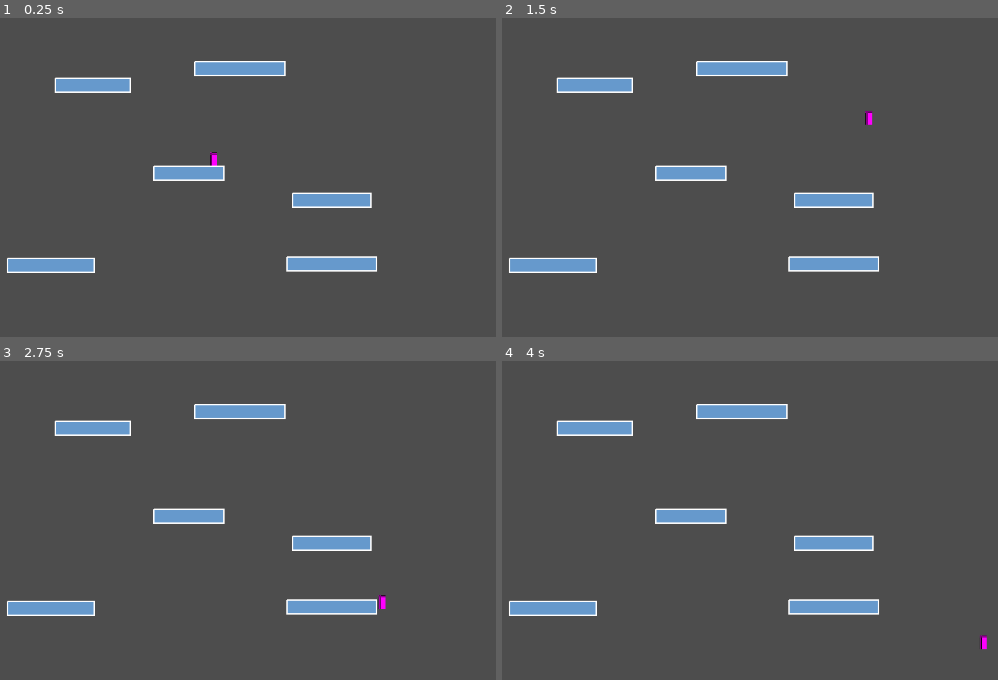
Above: before the commit, frames 1-4 (two rows, left to right).
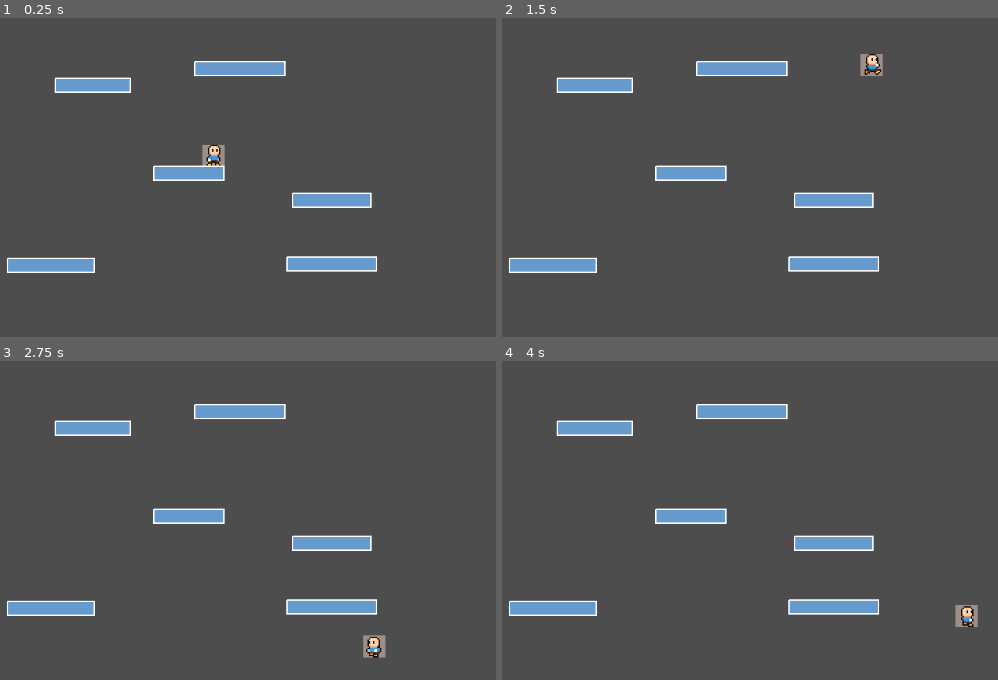
Above: after the commit, the same moments.

Repository: InozaAki/Papeados
Game: Godot game, scene res://Assets/Scenes/first_map.tscn
Two runs of this game, one before a commit and one after it. Both use one fixed random seed, a clock stepped at 60 frames per second and the inputs below.
Inputs:
- Up to frame 1 (0.25 s): no input
- Up to frame 2 (1.5 s): tap Enter at 0.5 s; hold Right (ui_right) from 0.53 s (still down); tap Shift (dash) at 0.6 s; tap Up (ui_up) at 0.77, 0.8, 1.07, 1.35 s
- Up to frame 3 (2.75 s): tap Up (ui_up) at 1.52, 1.82, 2.3 s; tap Shift (dash) at 1.55, 2.1 s; release Right (ui_right) at 2.03 s; hold Left (ui_left) from 2.03 s (still down)
- Up to frame 4 (4 s): release Left (ui_left) at 2.78 s; hold Right (ui_right) from 2.78 s (still down); tap Shift (dash) at 2.85 s; tap Up (ui_up) at 3.02, 3.32, 3.6, 3.77 s

The runs differ from the first frame. In frame 1, 0.3% of the frame differs, in the area x 40-46%, y 39-47%; in frame 2, 0.4%; in frame 3, 0.4%, in the area x 73-78%, y 73-94%; in frame 4, 0.4%.

Commit message:
feat: Update player.gd to add fall and idle animations

Diff:
--- a/papeados/Assets/Scenes/first_map.tscn
+++ b/papeados/Assets/Scenes/first_map.tscn
@@ -1,24 +1,138 @@
-[gd_scene load_steps=6 format=3 uid="uid://du5rj3myyxqds"]
+[gd_scene load_steps=20 format=3 uid="uid://du5rj3myyxqds"]
 
 [ext_resource type="Script" uid="uid://br4dwbrs8eokr" path="res://Assets/Scripts/player.gd" id="1_38u3y"]
 [ext_resource type="Script" uid="uid://vukn3ut7mbeo" path="res://Assets/Scripts/world_bounds.gd" id="2_ipktb"]
+[ext_resource type="Texture2D" uid="uid://coxs3ira0qk3w" path="res://Assets/Sprites/Old hero.png" id="2_olm3b"]
 [ext_resource type="Script" uid="uid://b36ehksen7j5y" path="res://Assets/Scripts/platformGenerator.gd" id="3_2t2sq"]
 
-[sub_resource type="PlaceholderTexture2D" id="PlaceholderTexture2D_ipktb"]
-size = Vector2(10, 20)
+[sub_resource type="AtlasTexture" id="AtlasTexture_bkydc"]
+atlas = ExtResource("2_olm3b")
+region = Rect2(32, 48, 16, 16)
+
+[sub_resource type="AtlasTexture" id="AtlasTexture_olm3b"]
+atlas = ExtResource("2_olm3b")
+region = Rect2(16, 16, 16, 16)
+
+[sub_resource type="AtlasTexture" id="AtlasTexture_1l437"]
+atlas = ExtResource("2_olm3b")
+region = Rect2(32, 16, 16, 16)
+
+[sub_resource type="AtlasTexture" id="AtlasTexture_edife"]
+atlas = ExtResource("2_olm3b")
+region = Rect2(48, 16, 16, 16)
+
+[sub_resource type="AtlasTexture" id="AtlasTexture_p3cg6"]
+atlas = ExtResource("2_olm3b")
+region = Rect2(64, 16, 16, 16)
+
+[sub_resource type="AtlasTexture" id="AtlasTexture_mrm5r"]
+atlas = ExtResource("2_olm3b")
+region = Rect2(16, 48, 16, 16)
+
+[sub_resource type="AtlasTexture" id="AtlasTexture_db258"]
+atlas = ExtResource("2_olm3b")
+region = Rect2(32, 48, 16, 16)
+
+[sub_resource type="AtlasTexture" id="AtlasTexture_hvjim"]
+atlas = ExtResource("2_olm3b")
+region = Rect2(16, 32, 16, 16)
+
+[sub_resource type="AtlasTexture" id="AtlasTexture_e1lld"]
+atlas = ExtResource("2_olm3b")
+region = Rect2(32, 32, 16, 16)
+
+[sub_resource type="AtlasTexture" id="AtlasTexture_tfp31"]
+atlas = ExtResource("2_olm3b")
+region = Rect2(48, 32, 16, 16)
+
+[sub_resource type="AtlasTexture" id="AtlasTexture_044je"]
+atlas = ExtResource("2_olm3b")
+region = Rect2(64, 32, 16, 16)
+
+[sub_resource type="AtlasTexture" id="AtlasTexture_c75v1"]
+atlas = ExtResource("2_olm3b")
+region = Rect2(80, 32, 16, 16)
+
+[sub_resource type="AtlasTexture" id="AtlasTexture_1uipd"]
+atlas = ExtResource("2_olm3b")
+region = Rect2(96, 32, 16, 16)
+
+[sub_resource type="SpriteFrames" id="SpriteFrames_2t2sq"]
+animations = [{
+"frames": [{
+"duration": 1.0,
+"texture": SubResource("AtlasTexture_bkydc")
+}],
+"loop": true,
+"name": &"fall",
+"speed": 5.0
+}, {
+"frames": [{
+"duration": 1.0,
+"texture": SubResource("AtlasTexture_olm3b")
+}, {
+"duration": 1.0,
+"texture": SubResource("AtlasTexture_1l437")
+}, {
+"duration": 1.0,
+"texture": SubResource("AtlasTexture_edife")
+}, {
+"duration": 1.0,
+"texture": SubResource("AtlasTexture_p3cg6")
+}],
+"loop": true,
+"name": &"idle",
+"speed": 5.0
+}, {
+"frames": [{
+"duration": 1.0,
+"texture": SubResource("AtlasTexture_mrm5r")
+}, {
+"duration": 1.0,
+"texture": SubResource("AtlasTexture_db258")
+}],
+"loop": true,
+"name": &"jump",
+"speed": 5.0
+}, {
+"frames": [{
+"duration": 1.0,
+"texture": SubResource("AtlasTexture_hvjim")
+}, {
+"duration": 1.0,
+"texture": SubResource("AtlasTexture_e1lld")
+}, {
+"duration": 1.0,
+"texture": SubResource("AtlasTexture_tfp31")
+}, {
+"duration": 1.0,
+"texture": SubResource("AtlasTexture_044je")
+}, {
+"duration": 1.0,
+"texture": SubResource("AtlasTexture_c75v1")
+}, {
+"duration": 1.0,
+"texture": SubResource("AtlasTexture_1uipd")
+}],
+"loop": true,
+"name": &"walk",
+"speed": 10.0
+}]
 
 [sub_resource type="RectangleShape2D" id="RectangleShape2D_2t2sq"]
-size = Vector2(8, 20)
+size = Vector2(8, 15)
 
 [node name="FirstMap" type="Node2D"]
 
 [node name="Camera2D" type="Camera2D" parent="."]
 
 [node name="Player" type="CharacterBody2D" parent="."]
+scale = Vector2(2, 2)
 script = ExtResource("1_38u3y")
 
-[node name="Sprite2D" type="Sprite2D" parent="Player"]
-texture = SubResource("PlaceholderTexture2D_ipktb")
+[node name="AnimatedSprite2D" type="AnimatedSprite2D" parent="Player"]
+sprite_frames = SubResource("SpriteFrames_2t2sq")
+animation = &"fall"
 
 [node name="CollisionShape2D" type="CollisionShape2D" parent="Player"]
 shape = SubResource("RectangleShape2D_2t2sq")
--- a/papeados/Assets/Scripts/player.gd
+++ b/papeados/Assets/Scripts/player.gd
@@ -12,6 +12,8 @@
 @export var dash_duration := 0.2
 @export var dash_cooldown := 1.5
 
+@onready var animated_sprite: AnimatedSprite2D = $AnimatedSprite2D
+
 var can_double_jump := true
 var can_dash := true
 var is_dashing := false
@@ -21,26 +23,40 @@
 	var input_vector = Input.get_vector("ui_left", "ui_right", "ui_up", "ui_down")
 	var current_speed = dash_speed if is_dashing else SPEED
 
+
 	if not is_on_floor():
 		velocity.y += GRAVITY * delta
 		velocity.y = min(velocity.y, MAX_FALL_SPEED)
+
+		if is_dashing:
+			velocity.x = move_toward(velocity.x, input_vector.x * dash_speed, ACCELERATION * delta)
+
+		if velocity.y > 0:
+			animated_sprite.play("fall")
+
 	else:
 		can_double_jump = true
 		velocity.y = 0
 
 	if input_vector.x != 0:
 		velocity.x = move_toward(velocity.x, input_vector.x * current_speed, ACCELERATION * delta)
+		animated_sprite.flip_h = velocity.x < 0
+		animated_sprite.play("walk")
 	else:
 		velocity.x = move_toward(velocity.x, 0, FRICTION * delta)
+		if is_on_floor():
+			animated_sprite.play("idle")
 
 	# Jumping
 	if Input.is_action_just_pressed("ui_up") and is_on_floor():
 		velocity.y = JUMP_VELOCITY
+		animated_sprite.play("jump")
 
 	# Double jump
 	if Input.is_action_just_pressed("ui_up") and not is_on_floor() and velocity.y > 0 and can_double_jump:
 		can_double_jump = false
 		velocity.y = JUMP_VELOCITY
+		animated_sprite.play("jump")
 
 	# Dashing
 	if Input.is_action_just_pressed("dash") and can_dash and input_vector.length() > 0:
--- a/papeados/project.godot
+++ b/papeados/project.godot
@@ -25,5 +25,6 @@
 
 [rendering]
 
+textures/canvas_textures/default_texture_filter=0
 renderer/rendering_method="gl_compatibility"
 renderer/rendering_method.mobile="gl_compatibility"
Binary file added: papeados/Assets/Sprites/Old hero.png
Not shown, added: papeados/Assets/Sprites/Old hero.png.import
